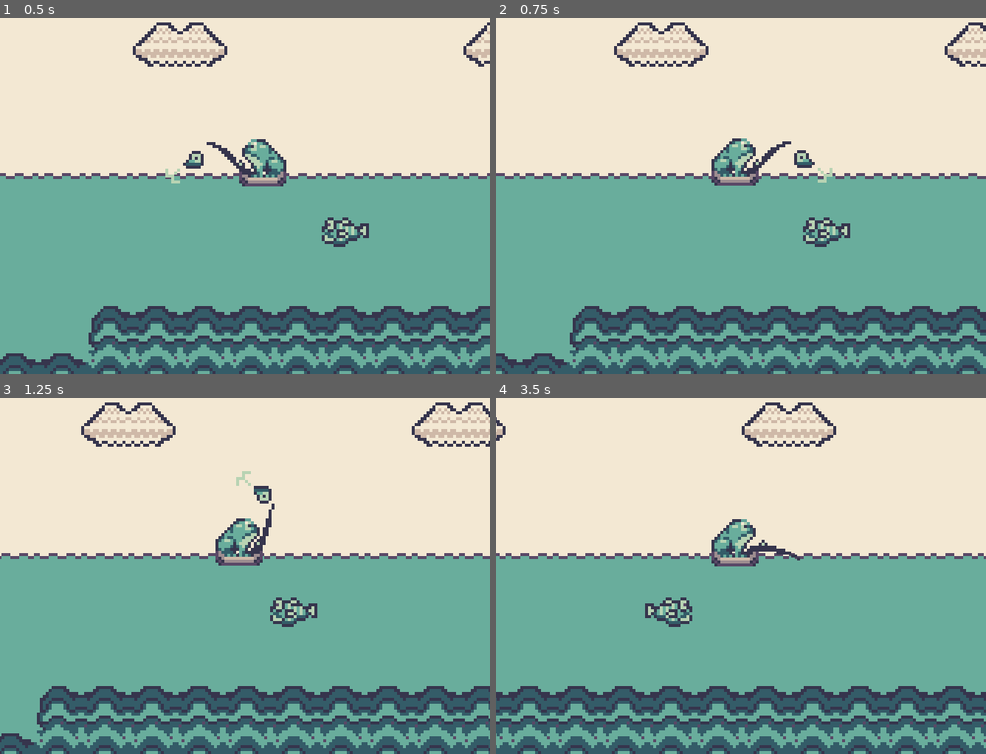
Above: before the commit, frames 1-4 (two rows, left to right).
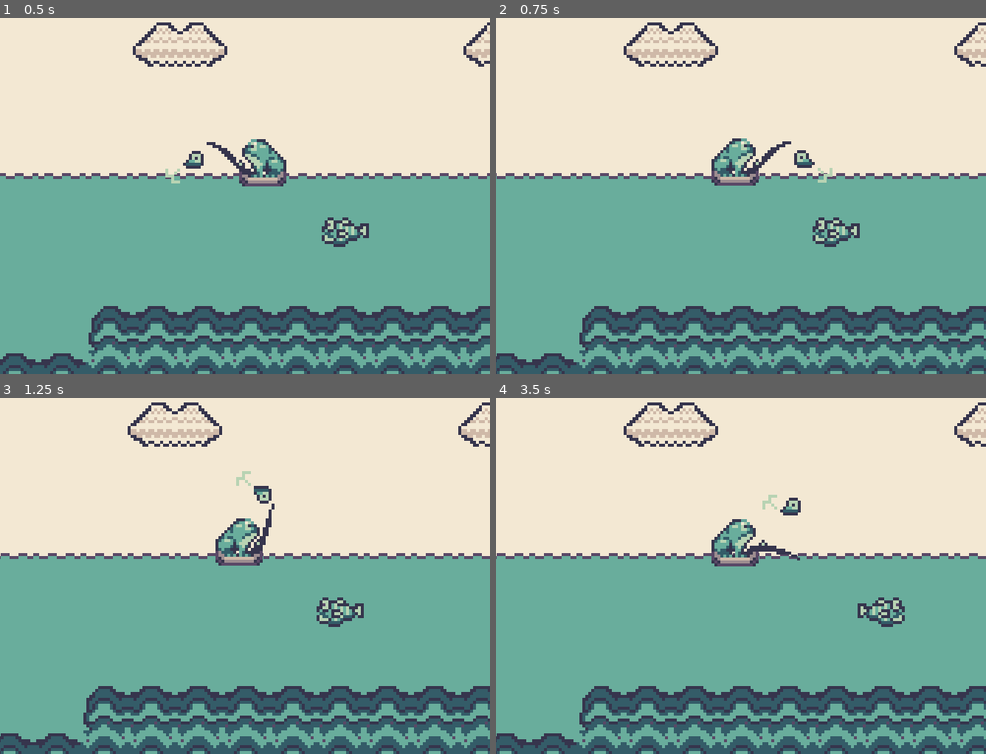
Above: after the commit, the same moments.

Repository: TaraSophieDev/Frog-Adventures-Fishing-Edition-Cancelled
Game: Godot game, scene res://Scenes/World.tscn
Two runs of this game, one before a commit and one after it. Both use one fixed random seed, a clock stepped at 60 frames per second and the inputs below.
Inputs:
- Up to frame 1 (0.5 s): no input
- Up to frame 2 (0.75 s): hold D (right) from 0.53 s (still down); tap Z (a_button) at 0.6 s
- Up to frame 3 (1.25 s): keep holding D (right)
- Up to frame 4 (3.5 s): release D (right) at 1.28 s; hold A (left) 1.28-2.03 s; tap Z (a_button) at 1.35, 2.1, 2.85 s; hold D (right) from 2.03 s (still down)

Frame 1 is identical in both runs. In frame 2, 12% of the frame differs, in the area x 0-100%, y 1-100%; in frame 3, 5.5%; in frame 4, 17%.

Commit message:
fixing spawn bug WIP

Diff:
--- a/Player/Player.gd
+++ b/Player/Player.gd
@@ -4,10 +4,12 @@
 #onready var baitSprite = $FrogSprite/Bait/Sprite
 onready var swimP = $SwimmingPlayer
 onready var swingP = $SwingPlayer
-onready var bSLeft = $BaitSpawnLeft
-onready var bSRight = $BaitSpawnRight
+#onready var baitSpawnLeft = $BaitSpawnLeft
+#onready var baitSpawnRight = $BaitSpawnRight
 
 onready var bait = get_node("BaitEntity")
+
+signal bait_activation
 
 
 enum {
@@ -29,16 +31,20 @@
 	match state:
 		MOVING:
 			move()
+			bait.sleeping = true
 		THROWING:
-			playThrowingAnim()
+			playThrowingAnim(delta)
 		FISHING:
-			print("Fishing")
+			emit_signal("bait_activation")
 		CATCHING:
 			pass
 
 	motion = move_and_slide(motion)
 
 func move():
+	#bait.visible = false
+	frogSprite.frame = 0
+	#Movement
 	if Input.is_action_pressed("right"):
 		motion.x = speed
 		frogSprite.flip_h = true
@@ -48,25 +54,50 @@
 	else:
 		motion.x = 0
 
+
+
+
+	#Transition to throwing
 	if Input.is_action_just_pressed("a_button"):
+		#sets bait position
+		if frogSprite.flip_h == true:
+			bait.position = position + Vector2(1, 0)
+			pass
+		elif frogSprite.flip_h == false:
+			bait.position = position + Vector2(-1, 0)
+			pass
+
+		motion.x = 0
 		state = THROWING
 
 
-func playThrowingAnim():
+func playThrowingAnim(delta):
 	swingP.play("swing")
-	spawnBait()
+	spawnBait(delta)
 	state = FISHING
 
-func spawnBait():
+func spawnBait(delta):
 	#var bait_instance = bait.instance()
 	yield(get_tree().create_timer(1.10), "timeout")
 	bait.show()
+	bait.sleeping = true
 	if frogSprite.flip_h == false:
 		bait.get_node("Sprite").flip_h = true
-		bait.position = bSLeft.get_global_position()
+		#bait.global_position = baitSpawnLeft.get_global_position()
+		bait.sleeping = false
+		bait.apply_impulse(Vector2(0, 0), Vector2(-100, 0))
 		state = FISHING
 	if frogSprite.flip_h == true:
 		bait.get_node("Sprite").flip_h = false
-		bait.position = bSRight.get_global_position()
+		#bait.global_position = baitSpawnRight.get_global_position()
+		bait.sleeping = false
+		bait.apply_impulse(Vector2(0, 0), Vector2(100, 0))
 		state = FISHING
 	#get_tree().get_root().add_child(bait_instance)
+
+
+
+
+func _on_Area2D_body_entered(body):
+	if body.is_in_group("bait"):
+		state = MOVING
